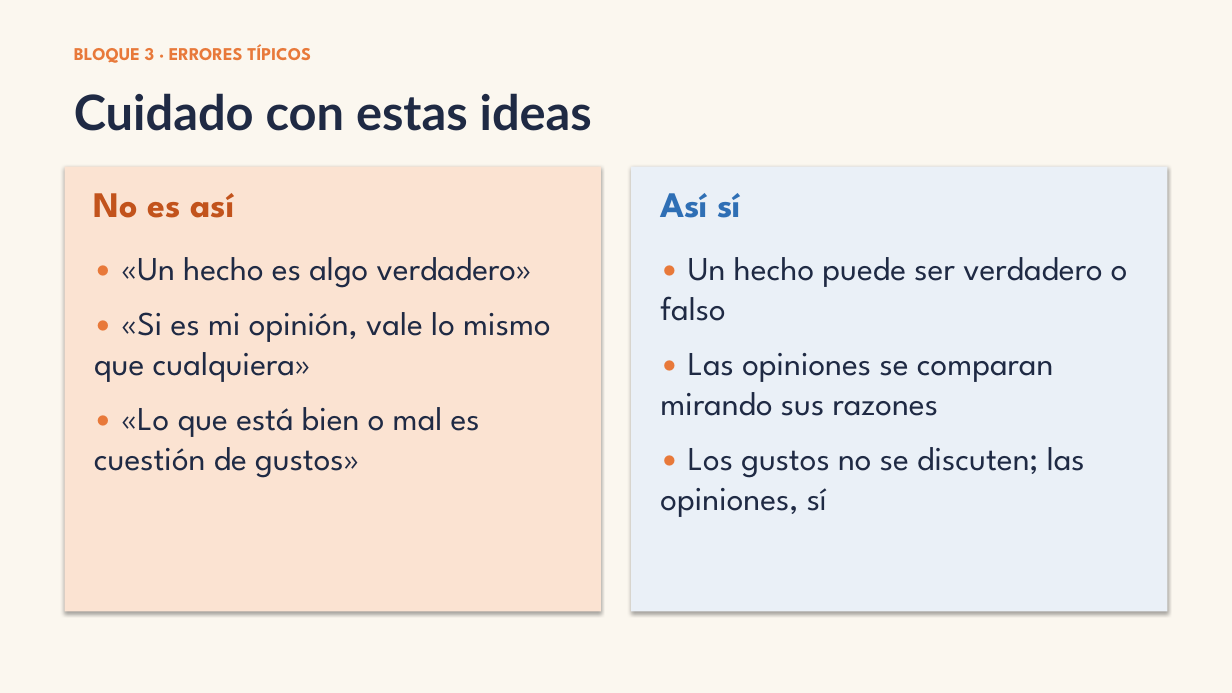
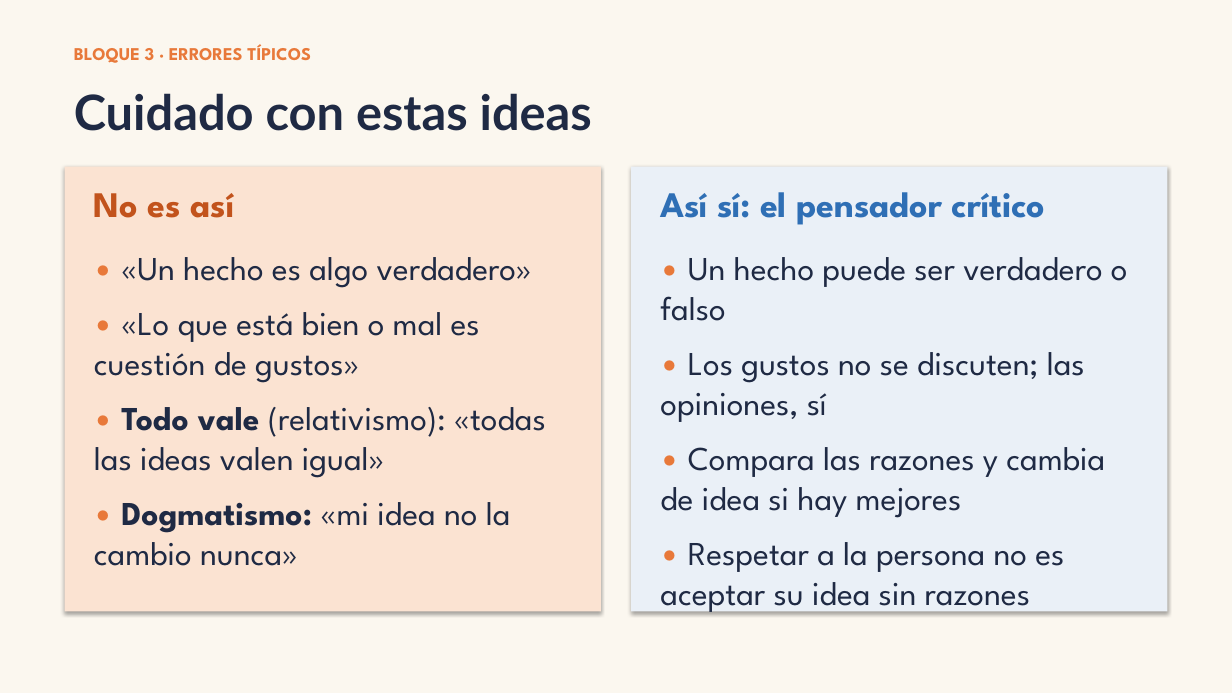
Before and after one commit to mikagiuri/pensamiento-critico-web, a slide deck: slide 15 of curso/pptx/S02.pptx. Drawn at 1232x693 pixels with LibreOffice and Linux fonts; fonts in the diff are those of the drawing. Boxes give left, top, right and bottom in pixels: in the first picture for what was removed or moved away, otherwise in the second. Text is boxed around its words. In the diff, an @@ line names an element or a change of style, - is before the commit and + after.

```diff
--- a/curso/pptx/S02.pptx
+++ b/curso/pptx/S02.pptx
@@ text at (x1=660, y1=192, x2=1045, y2=225): text changed @@
-Así sí
+Así sí: el pensador crítico
@@ text at (x1=94, y1=312, x2=551, y2=382): paragraph removed @@
-• «Si es mi opinión, vale lo mismo que cualquiera»
@@ text at (x1=660, y1=353, x2=1053, y2=416): paragraph removed @@
-• Las opiniones se comparan mirando sus razones
@@ text at (x1=94, y1=407, x2=546, y2=566): paragraphs added @@
+• Todo vale (relativismo): «todas las ideas valen igual»
+• Dogmatismo: «mi idea no la cambio nunca»
@@ text at (x1=660, y1=447, x2=1105, y2=616): paragraphs added @@
+• Compara las razones y cambia de idea si hay mejores
+• Respetar a la persona no es aceptar su idea sin razones
```
Also in this commit, not shown: 45 other files.
